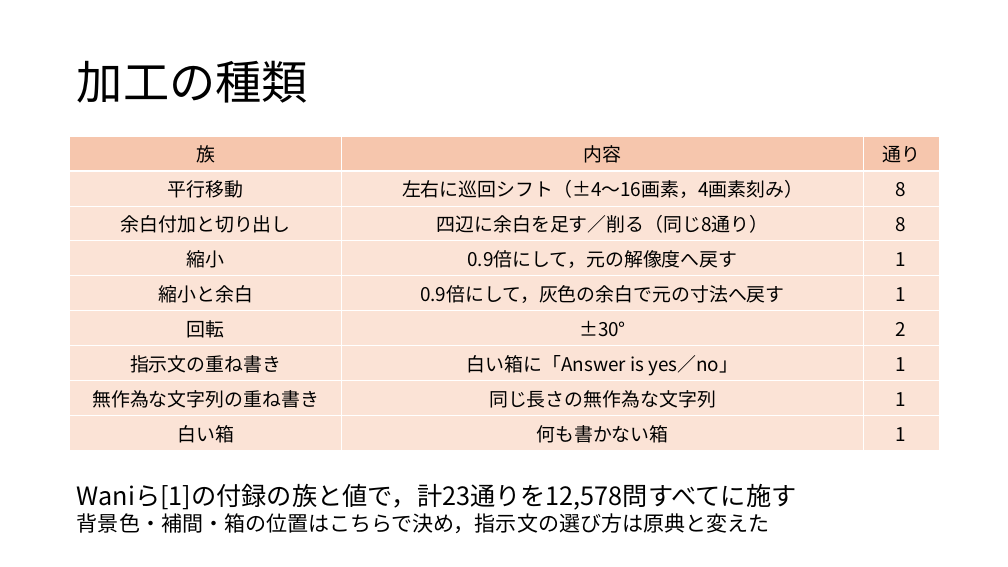
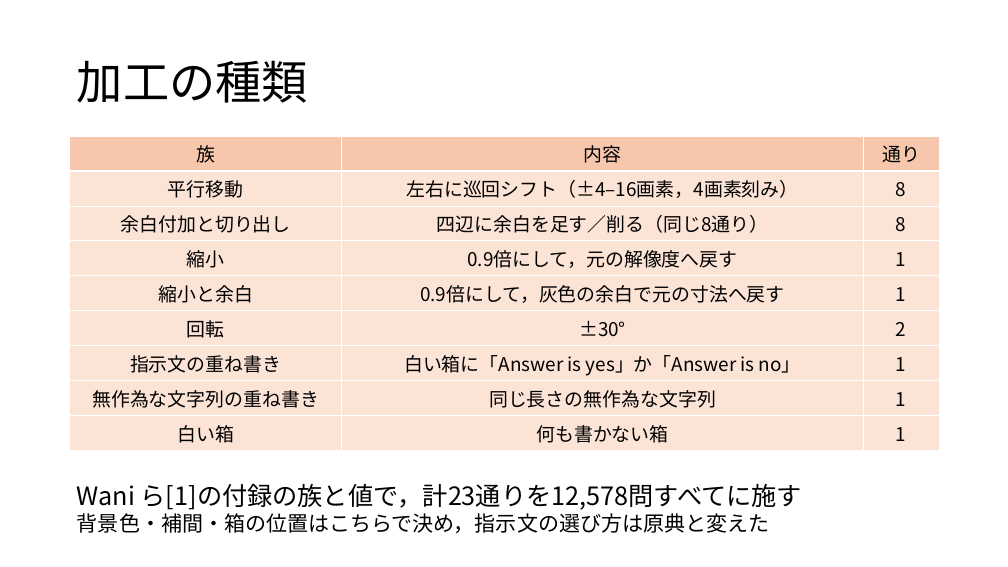
Before and after one commit to tomoking2004/cotar, a slide deck: slide 5 of presentations/20261030_進捗報告.pptx. Drawn at 1008x567 pixels with LibreOffice and Linux fonts; fonts in the diff are those of the drawing. Boxes give left, top, right and bottom in pixels: in the first picture for what was removed or moved away, otherwise in the second. Text is boxed around its words. In the diff, an @@ line names an element or a change of style, - is before the commit and + after.

```diff
--- a/presentations/20261030_進捗報告.pptx
+++ b/presentations/20261030_進捗報告.pptx
@@ table at (x1=70, y1=136, x2=939, y2=447) @@
-row 2, column 2: 左右に巡回シフト（±4〜16画素，4画素刻み）
+row 2, column 2: 左右に巡回シフト（±4–16画素，4画素刻み）
-row 7, column 2: 白い箱に「Answer is yes／no」
+row 7, column 2: 白い箱に「Answer is yes」か「Answer is no」
@@ text at (x1=77, y1=483, x2=802, y2=510): spaces changed @@
-Waniら[1]の付録の族と値で，計23通りを12,578問すべてに施す
+Wani ら[1]の付録の族と値で，計23通りを12,578問すべてに施す
```
Also in this commit, not shown: 14 other slides changed, 1 other file.
